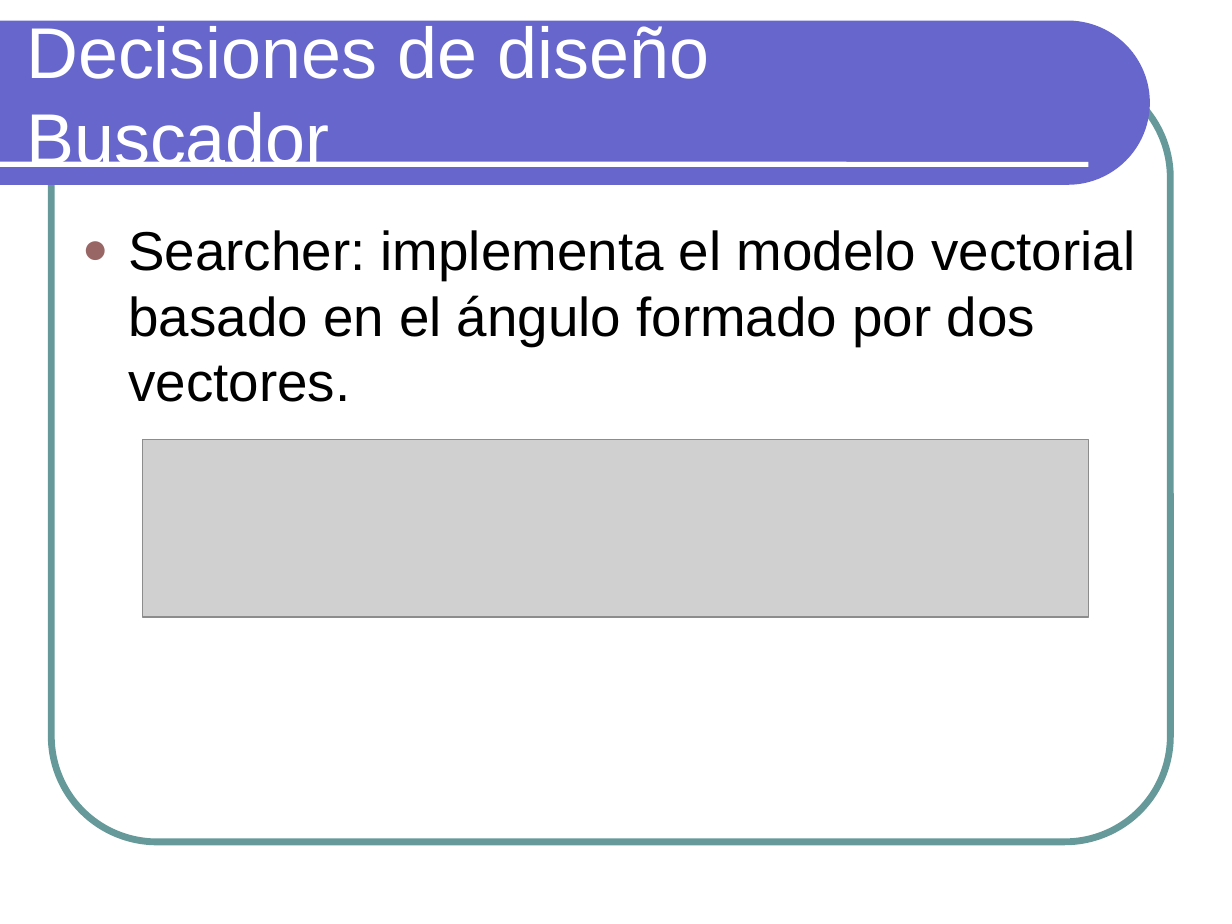
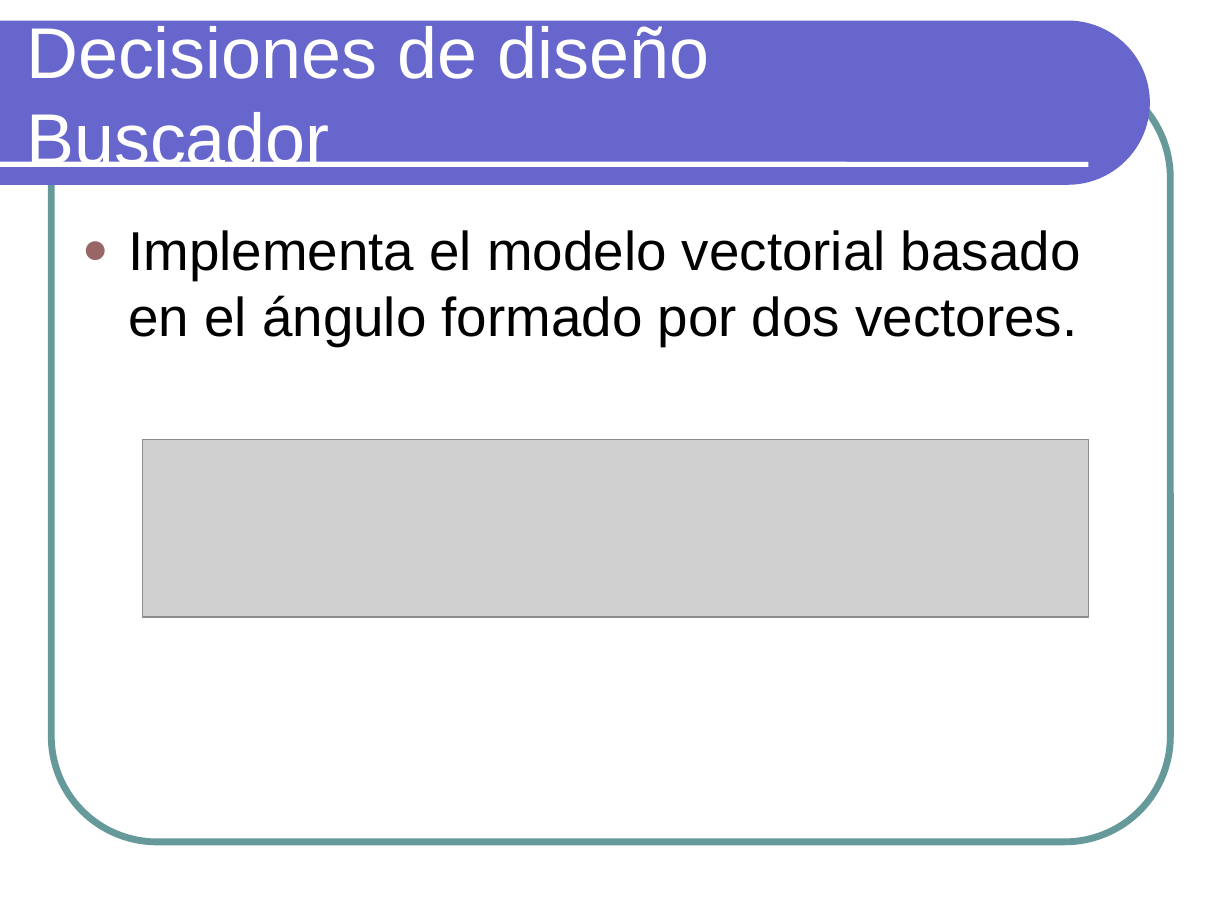
Before and after one commit to txedo/isi-practicas-5, a slide deck: slide 13 of ari/search-engine/doc/presentacion.odp. Drawn at 1232x924 pixels with LibreOffice and Linux fonts; fonts in the diff are those of the drawing; grey boxes stand for pictures. Boxes give left, top, right and bottom in pixels: in the first picture for what was removed or moved away, otherwise in the second. Text is boxed around its words. In the diff, an @@ line names an element or a change of style, - is before the commit and + after.

```diff
--- a/ari/search-engine/doc/presentacion.odp
+++ b/ari/search-engine/doc/presentacion.odp
@@ text at bbox=[128, 230, 1081, 345]: text changed @@
-● Searcher: implementa el modelo vectorial basado en el ángulo formado por dos vectores.
+● Implementa el modelo vectorial basado en el ángulo formado por dos vectores.
```
Also in this commit, not shown: 17 other slides changed, 3 slides added, 1 slide removed, 4 other files.
